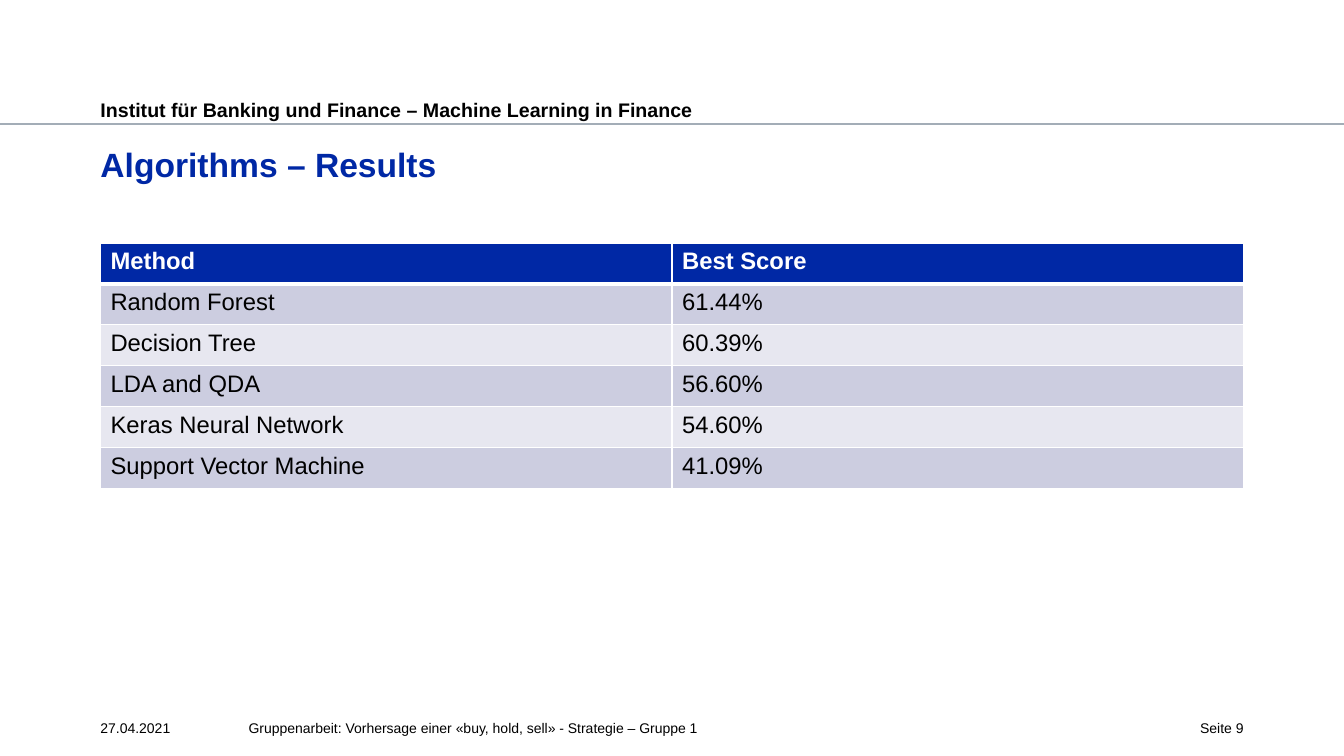
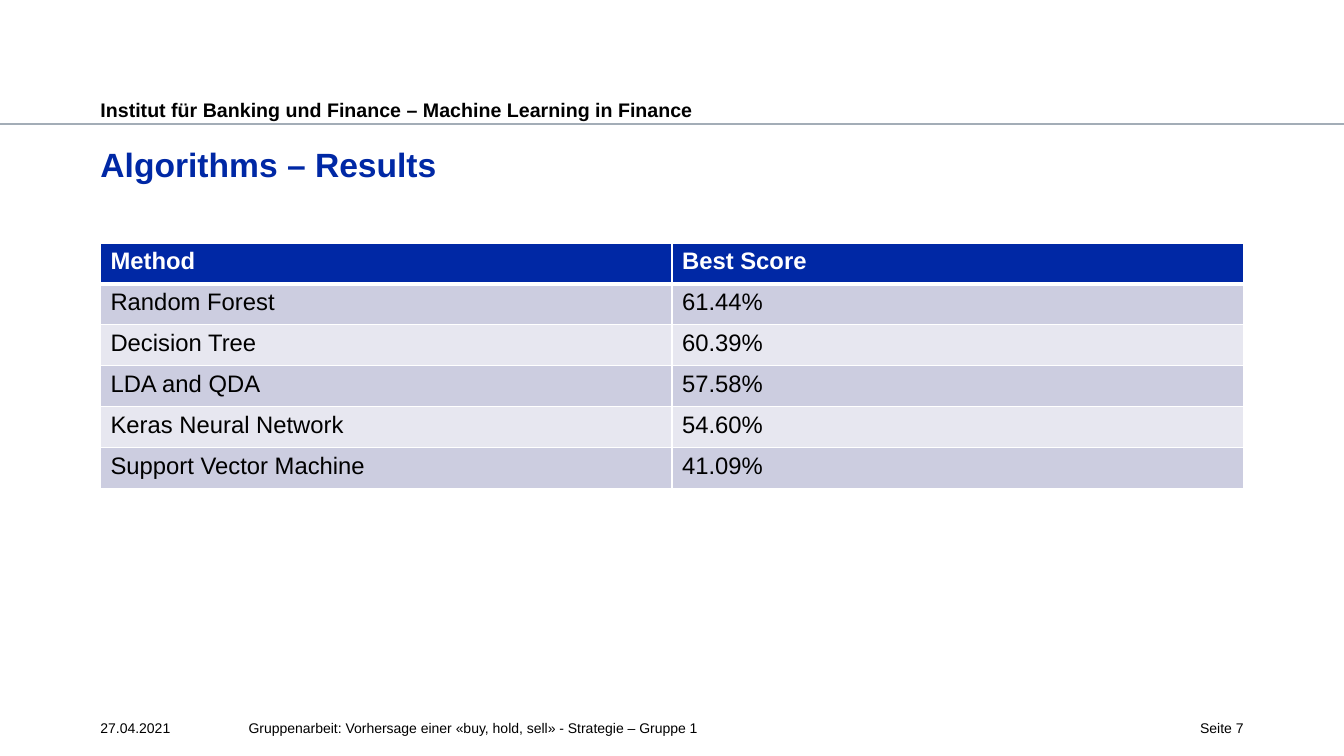
Before and after one commit to alesroger/ML_in_Finance_2021_GROUP_1, a slide deck: slide 7 of Machine_Learning_in_Finance_Gruppenarbeit_Gruppe1_V1.pptx (slide 9 before the commit). Drawn at 1344x756 pixels with LibreOffice and Linux fonts; fonts in the diff are those of the drawing; background and template pictures are left out. Boxes give left, top, right and bottom in pixels: in the first picture for what was removed or moved away, otherwise in the second. Text is boxed around its words. In the diff, an @@ line names an element or a change of style, - is before the commit and + after.

```diff
--- a/Machine_Learning_in_Finance_Gruppenarbeit_Gruppe1_V1.pptx
+++ b/Machine_Learning_in_Finance_Gruppenarbeit_Gruppe1_V1.pptx
@@ table at <box>101,243,1244,488</box> @@
-row 4, column 2: 56.60%
+row 4, column 2: 57.58%
@@ page number at <box>1200,723,1244,733</box>: text changed @@
-Seite 9
+Seite 7
```
Also in this commit, not shown: 2 slides removed.
